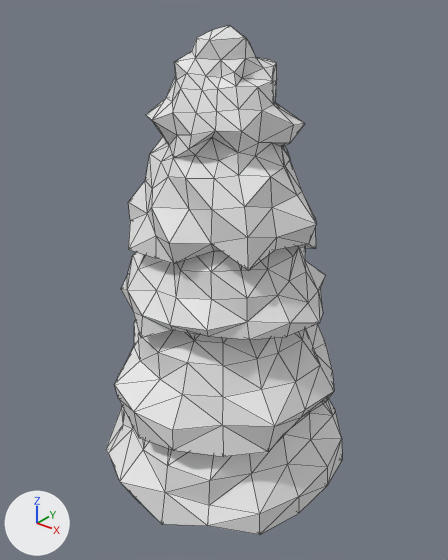
Renders of the OBJ model assets/tree.obj from each side of a commit.
Before and after are seen from a 50 mm lens placed at (1.205, -1.514, 1.854), pointed at (-0.018, 0.015, 0.906). Every picture has the same lights, and +X, +Y and +Z are marked at lower left. Mesh edges are drawn as thin lines. Where no turn or scale is listed for an object, it has been applied to the vertices.

The first picture shows '_1_tree__1_tree_0'.
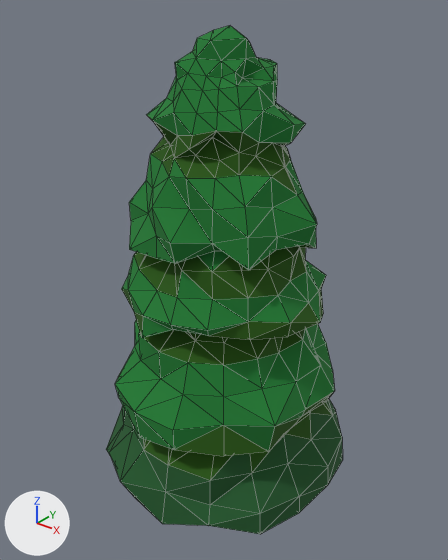
Changed parts and their boxes (x1, y1, x2, y2) in the pictures (448 x 560 px):
'_1_tree__1_tree_0', recoloured (grey to green): (106, 25, 343, 535) in both

Edits to the bpy script that builds the scene:
```text
Add img_tree_texture_png:
    img_tree_texture_png = load_image('tree_texture.png', 'tree_texture.png', 1024, 1024, 'sRGB')
Add mat_tree:
    mat_tree = principled_material('tree')
    mat_tree.texture = img_tree_texture_png
    mat_tree.roughness = 0.958
Change me_1_tree__1_tree_0:
    where me_1_tree__1_tree_0.from_pydata(...)  # 506 vertices, 1006 faces; spans x -0.46..0.44, y -0.47..0.47, z 0.0..1.74
    add me_1_tree__1_tree_0.materials.append(mat_tree)  # picture img_tree_texture_png
```
